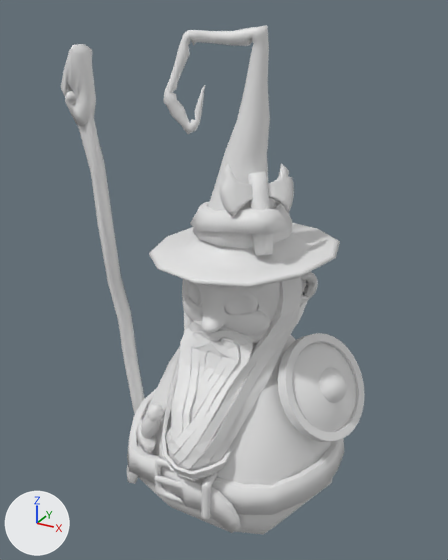
Renders of the Blender file Wizard.blend from each side of a commit.
Camera for both pictures: a 50 mm lens placed at (1.74, -3.39, 3.25), pointed at (-0.1, -0.04, 1.57). The lights are fixed; the arrows at lower left show +X, +Y and +Z.

Objects in the first picture: 'Axe', 'Belt', 'Body', 'Cube.001', 'Face', 'Hair.003', 'Hair.004', 'Hair.020', 'Hair.023', 'Hat', 'HatWrap.001', 'Shield'.
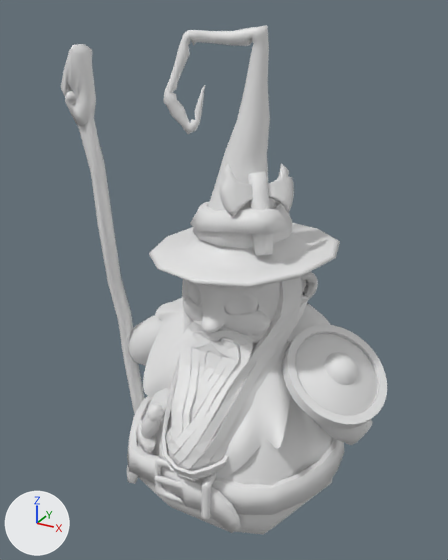
Boxes [x1, y1, x2, y2] around the edits, measured in the pictures (448 x 560 px):
'Shield', moved, turned
    before: [278, 333, 365, 442]
    after: [283, 324, 387, 429]
'Plane', added
    after: [143, 297, 330, 479]
'Cylinder.046', added
    after: [128, 315, 162, 366]
'Cylinder.045', added
    after: [312, 418, 373, 445]

The change, as a list of edits to the scene's bpy script:
```text
Add mat_clothes2:
    mat_clothes2 = principled_material('Clothes2')
    mat_clothes2.base_color = (0.8, 0.8, 0.8)  # white #e7e7e7
Add me_plane_018:
    me_plane_018.from_pydata(...)  # 87 vertices, 58 faces; spans x -1.01..0.35, y -0.91..0.73, z -0.68..0.29
    me_plane_018.polygons.foreach_set('use_smooth', [True] * 58)
    me_plane_018.materials.append(mat_clothes2)  # white #e7e7e7
Add me_cylinder_129:
    me_cylinder_129.from_pydata(...)  # 60 vertices, 50 faces; spans x -0.73..0.92, y -0.82..0.83, z -3.17..0.0
    me_cylinder_129.polygons.foreach_set('use_smooth', [True] * 50)
    me_cylinder_129.materials.append(mat_clothes)  # white #e7e7e7
Change ob_shield:
    ob_shield.location: (0.593, 0.026, 0.907) -> (0.684, 0.026, 1.016)
    ob_shield.rotation_euler: (0.995, -0.0542, 1.282) -> (0.59, -0.188, 1.325)  # degrees (57, -3.1, 73) -> degrees (34, -11, 76)
Add ob_plane:
    ob_plane = bpy.data.objects.new('Plane', me_plane_018)
    ob_plane.location = (0.299, -0.084, 0.973)
    ob_plane.rotation_euler = (0.795, 0.0, 0.0)  # degrees (46, 0, 0)
    _m = ob_plane.modifiers.new('Subdivision', 'SUBSURF')
Add ob_cylinder_046:
    ob_cylinder_046 = bpy.data.objects.new('Cylinder.046', me_cylinder_129)
    ob_cylinder_046.location = (-0.376, 0.036, 1.137)
    ob_cylinder_046.rotation_euler = (-0.0137, 1.07, -0.0135)  # degrees (-0.8, 61, -0.8)
    ob_cylinder_046.scale = (0.219, 0.219, 0.219)
Add ob_cylinder_045:
    ob_cylinder_045 = bpy.data.objects.new('Cylinder.045', me_cylinder_129.copy())
    ob_cylinder_045.location = (0.367, 0.036, 1.072)
    ob_cylinder_045.rotation_euler = (-0.0109, -0.95, 0.0112)  # degrees (-0.6, -54, 0.6)
    ob_cylinder_045.scale = (-0.219, 0.219, 0.219)
```
